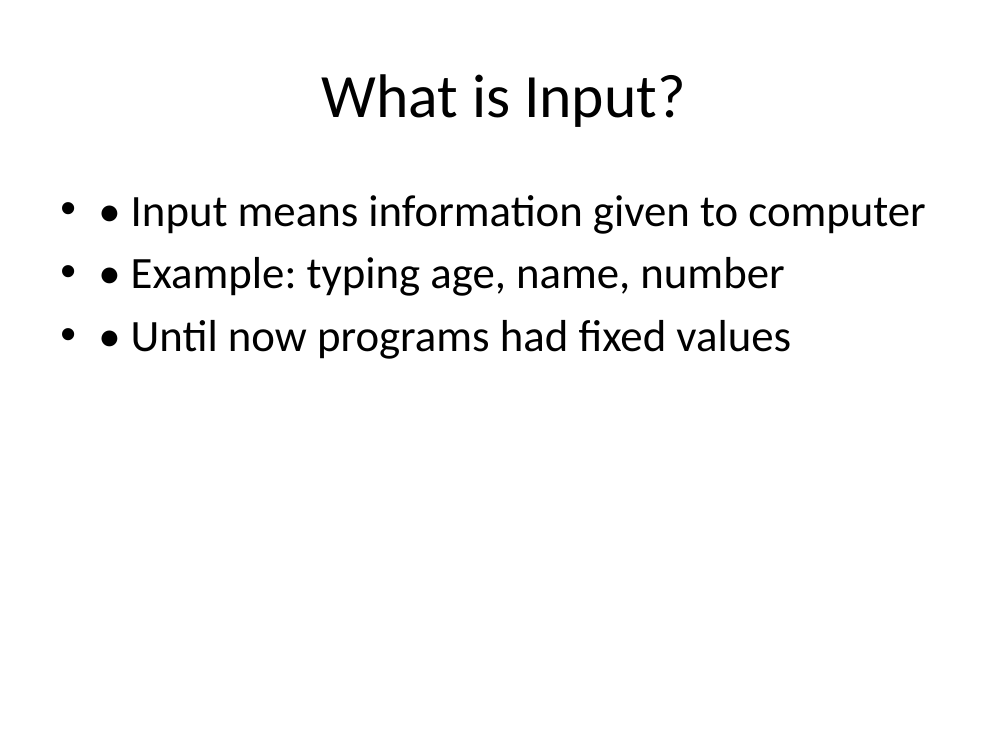
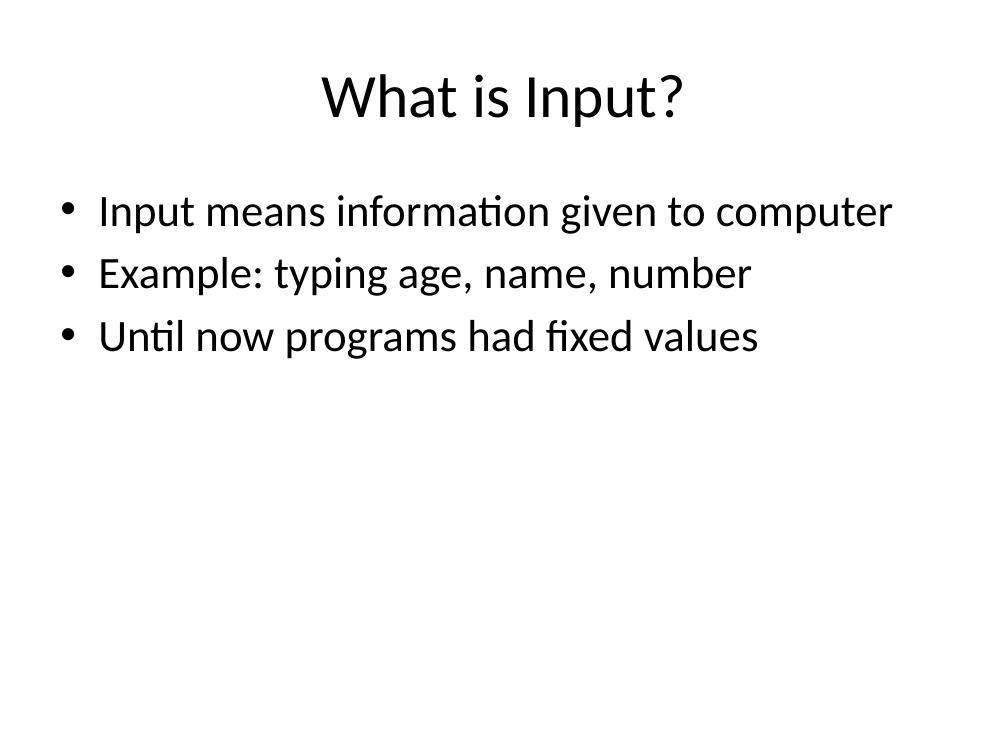
Before and after one commit to nagendra571/C, a slide deck: slide 2 of C Class/docs/Level_1__Lesson_7_scanf_Input.pptx. Drawn at 1008x756 pixels with LibreOffice and Linux fonts; fonts in the diff are those of the drawing. Boxes give left, top, right and bottom in pixels: in the first picture for what was removed or moved away, otherwise in the second. Text is boxed around its words. In the diff, an @@ line names an element or a change of style, - is before the commit and + after.

```diff
--- a/C Class/docs/Level_1__Lesson_7_scanf_Input.pptx
+++ b/C Class/docs/Level_1__Lesson_7_scanf_Input.pptx
@@ text at bbox=[98, 195, 893, 359]: text changed @@
-• • Input means information given to computer
-• • Example: typing age, name, number
-• • Until now programs had fixed values
+• Input means information given to computer
+• Example: typing age, name, number
+• Until now programs had fixed values
```
Also in this commit, not shown: 7 other slides changed, 3 other files.
